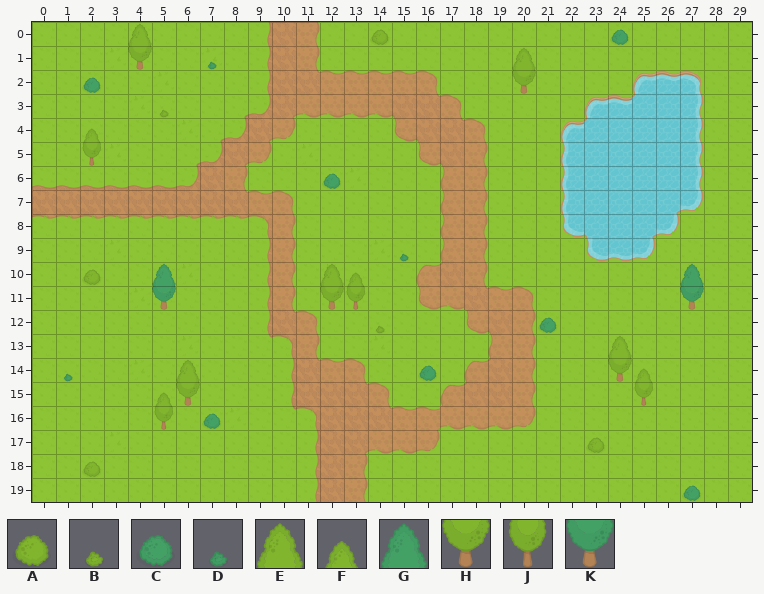
Level history. Tiled map: code/resources/levelOne-map.tmx. That is the earlier state.
Cells are 64x64 px. Shown: x 0..29, y 0..19.
Key: from "main": A 171, B 172, C 175, D 176, E 190, F 191, G 194, H 209, J 210, K 213.
_ is an empty cell.
Layers that did not change in this view are not listed.
Layer "trees" before, first column x 0:
 0 ____E_________A_______
 1 ____H__D____________E_
 2 __C_________________H_
 3 _____B________________
 4 __F___________________
 5 __J___________________
 6 ____________C_________
 7 ______________________
 8 ______________________
 9 _______________D______
10 __A__G______EF________
11 _____K______HJ________
12 ______________B______C
13 ______________________
14 _D____E_________C_____
15 _____FH_______________
16 _____J_C______________
17 ______________________
18 __A___________________
19 ______________________
Once edited:
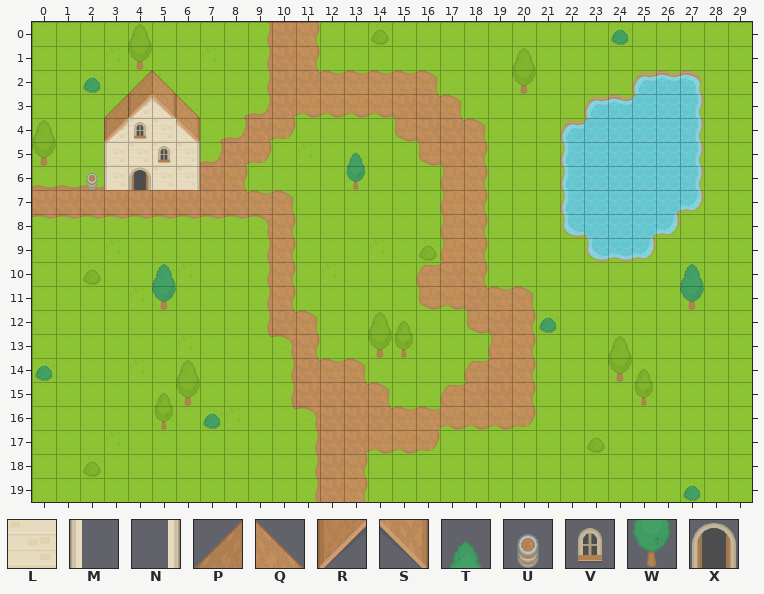
Further tiles: from "main": L 96, M 102, N 103, P 116, Q 117, R 154, S 155, T 195, U 199, V 202, W 214, X 242.
Tiles of an added or newly shown layer are drawn over the layers below it.
Message: Add house component.
Edits made:
Changed rows in their new state; . is an unchanged cell.
Layer "house-bg" (added):
first column x 3:
 3 .LL.
 4 LLLL
 5 LLLL
 6 LLLL
Layer "house-fg" (added):
first column x 2:
 2 ..PQ.
 3 .PRSQ
 4 .RV.S
 5 .M.VN
 6 UMX.N
Layer "trees":
first column x 0:
 1 ......._.........
 3 ....._...........
 4 E._..............
 5 H._..........T...
 6 ............_W...
 9 ..............._A
10 ............__...
11 ............__...
12 ..............EF.
13 ..............HJ.
14 C_.............._
